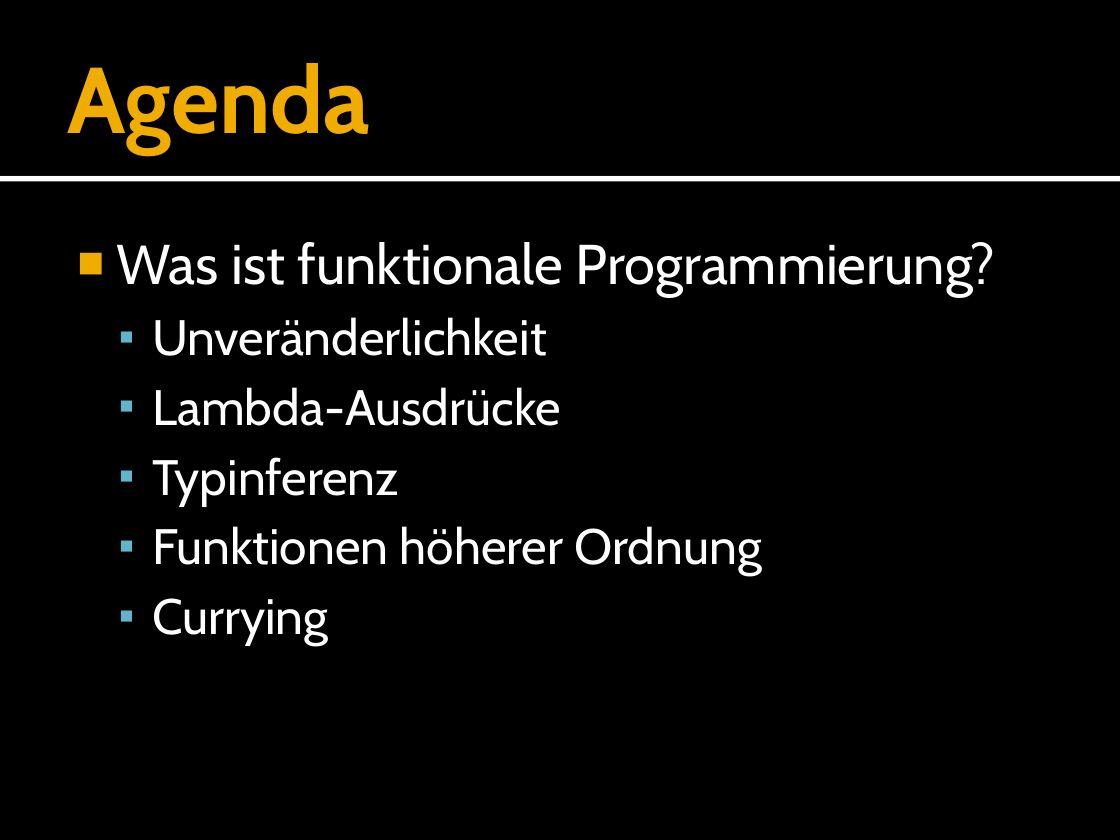
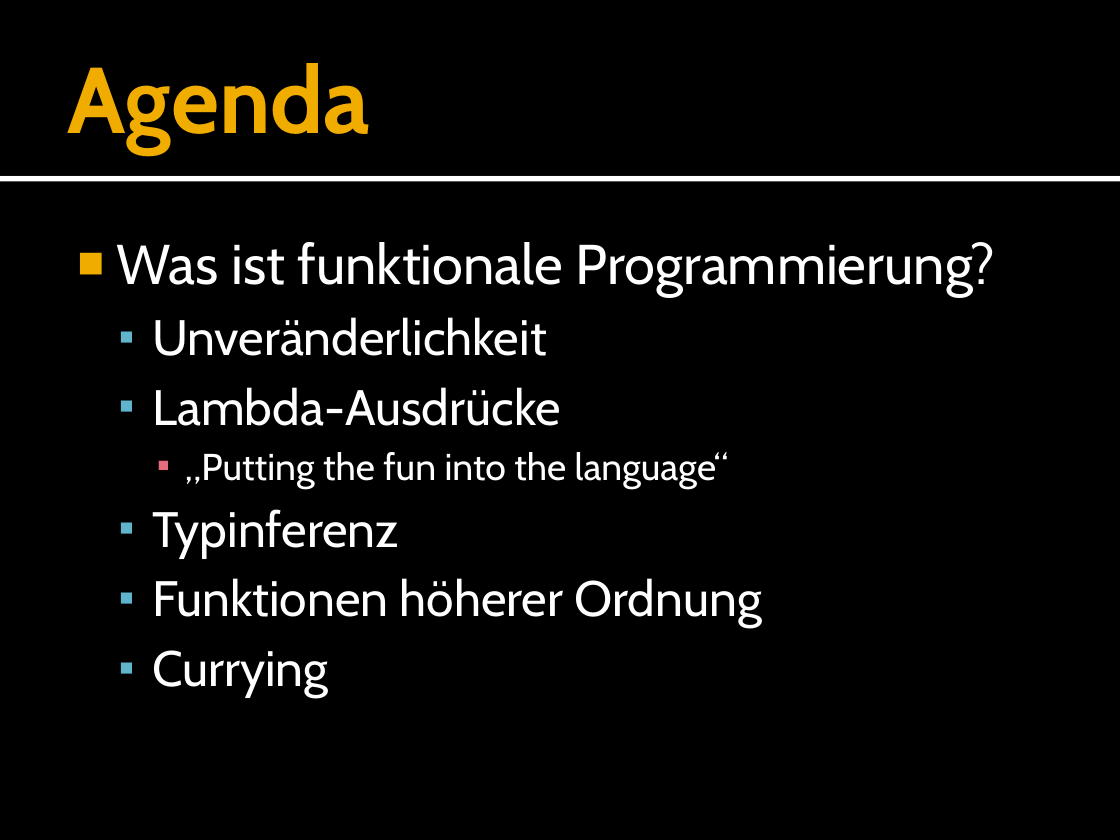
Before and after one commit to forki/FSharpTalk, a slide deck: slide 2 of IntroductionToFSharp.pptx. Drawn at 1120x840 pixels with LibreOffice and Linux fonts; fonts in the diff are those of the drawing. Boxes give left, top, right and bottom in pixels: in the first picture for what was removed or moved away, otherwise in the second. Text is boxed around its words. In the diff, an @@ line names an element or a change of style, - is before the commit and + after.

Commit message:
Putting the fun into the language.

```diff
--- a/IntroductionToFSharp.pptx
+++ b/IntroductionToFSharp.pptx
@@ text at bbox=[185, 452, 729, 488]: paragraph added @@
+    ▪ „Putting the fun into the language“
```
Also in this commit, not shown: 6 other slides changed, 2 slides added.
